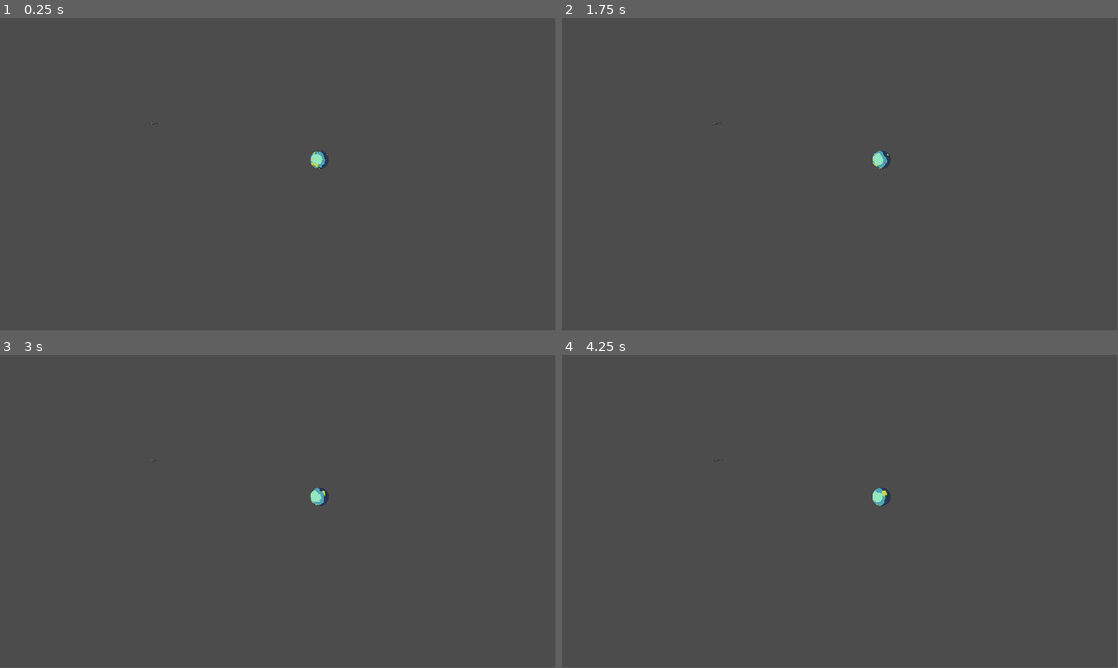
Above: before the commit, frames 1-4 (two rows, left to right).
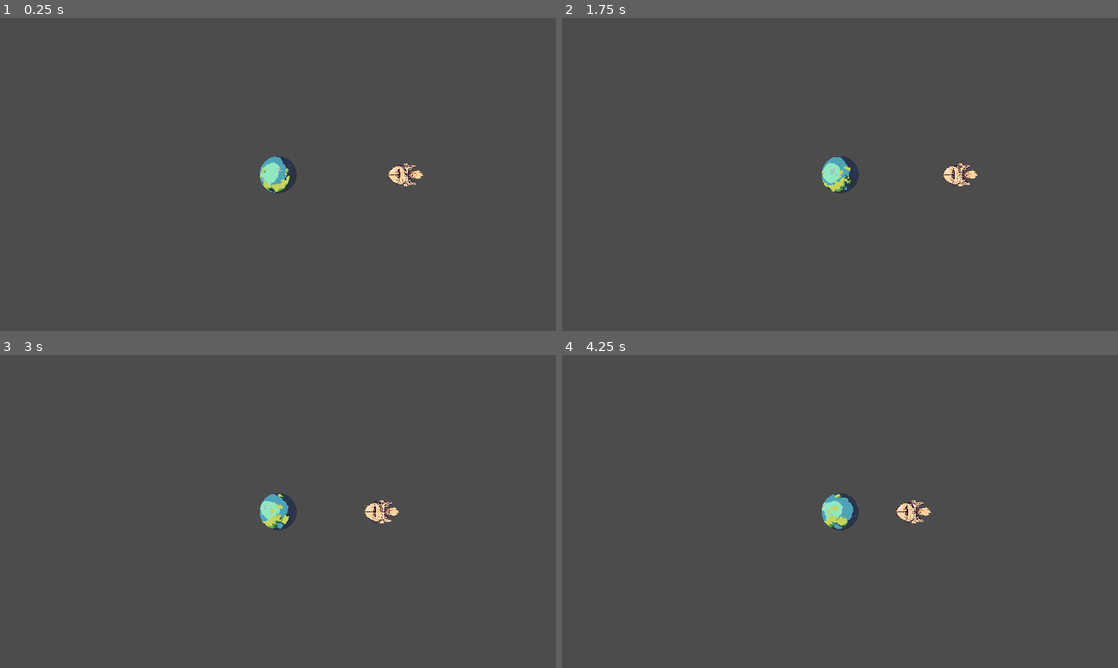
Above: after the commit, the same moments.

Repository: LucCornu1/ProtoGD
Game: Godot game, scene res://Scenes/Levels/DefaultLevel.tscn
The game is run twice, just before and just after one commit, with the same random seed, the same clock (stepped at 60 frames per second) and the same inputs.
Inputs:
- Up to frame 1 (0.25 s): no input
- Up to frame 2 (1.75 s): tap Enter at 0.5 s; hold Space (player_forward) 0.53-1.28 s
- Up to frame 3 (3 s): hold Space (player_forward) from 2.03 s (still down)
- Up to frame 4 (4.25 s): release Space (player_forward) at 3.53 s
The window is 799x449 before the commit and 800x450 after it. Grey fills any space a smaller window leaves; there, only what the larger window draws over its background counts as a difference.

The runs differ from the first frame. In frame 1, 1.0% of the frame differs, in the area x 27-77%, y 33-56%; in frame 2, 1.0%; in frame 3, 1.0%; in frame 4, 1.0%, in the area x 27-67%, y 33-56%.

Commit message:
[0.0.4] Changed : Player-ship propulsion and appearance

Diff:
--- a/Scenes/Actors/CelestialObjects/CelestialObject.gd
+++ b/Scenes/Actors/CelestialObjects/CelestialObject.gd
@@ -5,7 +5,7 @@
 func get_class() -> String: return "CelestialObject"
 
 # Export variables
-export(float, 0, 1000) var grav_scale = 1.0
+export(float, 0, 100000) var grav_scale = 1.0
 
 # Onready variables
 
--- a/Scenes/Actors/CelestialObjects/CharacterShip.gd
+++ b/Scenes/Actors/CelestialObjects/CharacterShip.gd
@@ -6,6 +6,7 @@
 
 # Export variables
 export(float) var max_thruster_power = 35.0 setget set_max_thruster_power, get_max_thruster_power
+export(float, 1.0, 10.0) var thruster_efficiency = 5.0 setget set_thruster_efficiency, get_thruster_efficiency
 export(float) var max_fuel = 100.0 setget set_max_fuel, get_max_fuel
 export(float, 1.0, 10.0) var fuel_consumption_rate = 5.0 setget set_fuel_consumption_rate, get_fuel_consumption_rate
 
@@ -29,6 +30,14 @@
 
 func get_max_thruster_power() -> float:
 	return max_thruster_power
+
+func set_thruster_efficiency(new_value : float) -> void:
+	if new_value != thruster_efficiency:
+		thruster_efficiency = new_value
+#		emit_signal()
+
+func get_thruster_efficiency() -> float:
+	return thruster_efficiency
 
 func set_max_fuel(new_value : float) -> void:
 	if new_value != max_fuel:
@@ -90,27 +99,35 @@
 #### BUILT-IN ####
 func _ready() -> void:
 	_new_angle = rotation
+#	current_thruster_power = 20
 
 func _physics_process(_delta : float) -> void:
 	_compute_thrusting_force(_delta)
 
 func _process(_delta : float) -> void:
 	turn_ship()
+#	print(current_thrusting_force.length())
 
 
 #### VIRTUALS ####
 func _compute_forces(_delta : float) -> void:
 	._compute_forces(_delta)
 
-	applied_force += current_thrusting_force.length() * Vector2(cos(_new_angle), sin(_new_angle))
+	applied_force = current_thrusting_force.length() * Vector2(cos(_new_angle), sin(_new_angle)) + current_gravity_force
+###	applied_force = applied_force.clamped(80.0) #DO NOT DELETE !! This as for effect to make orbiting 100x easier at the cost of realism
 
 
 #### LOGIC ####
 func _compute_thrusting_force(_delta : float) -> void:
 	if is_thrusting and current_fuel > 0:
-		set_current_thruster_power(current_thruster_power + _delta * 2)
-		set_current_thrusting_force(Vector2(cos(_new_angle), sin(_new_angle)) * current_thruster_power)
+		set_current_thruster_power(current_thruster_power + _delta * thruster_efficiency)
 		set_current_fuel(clamp(current_fuel - _delta * fuel_consumption_rate, 0.0, max_fuel))
+	elif current_gravity_force.length_squared() > 0:
+		var scalaire = current_thrusting_force.normalized().dot(current_gravity_force.normalized())
+		set_current_thruster_power(current_thruster_power + scalaire * _delta)
+#		print(scalaire * _delta)
+#		print(current_thruster_power)
+	set_current_thrusting_force(Vector2(cos(_new_angle), sin(_new_angle)) * current_thruster_power)
 
 func turn_ship() -> void:
 	if linear_velocity.length() > 0.0:
--- a/Scenes/Actors/CelestialObjects/CharacterShip.tscn
+++ b/Scenes/Actors/CelestialObjects/CharacterShip.tscn
@@ -1,35 +1,38 @@
 [gd_scene load_steps=7 format=2]
 
-[ext_resource path="res://Assets/Sprites/Ships/capital_ship_02.png" type="Texture" id=1]
+[ext_resource path="res://Assets/Sprites/Ships/vaisseau-1a-illu2.png" type="Texture" id=1]
 [ext_resource path="res://Scenes/Actors/CelestialObjects/CelestialObject.tscn" type="PackedScene" id=2]
 [ext_resource path="res://Scenes/Actors/CelestialObjects/CharacterShip.gd" type="Script" id=3]
 
-[sub_resource type="AtlasTexture" id=1]
+[sub_resource type="AtlasTexture" id=6]
+flags = 4
 atlas = ExtResource( 1 )
-region = Rect2( 0, 0, 368, 112 )
+region = Rect2( 0, 0, 901, 1251 )
 
-[sub_resource type="SpriteFrames" id=2]
+[sub_resource type="SpriteFrames" id=5]
 animations = [ {
-"frames": [ SubResource( 1 ) ],
+"frames": [ SubResource( 6 ) ],
 "loop": true,
 "name": "default",
 "speed": 5.0
 } ]
 
 [sub_resource type="RectangleShape2D" id=3]
-extents = Vector2( 7, 2.5 )
+extents = Vector2( 14, 7 )
 
 [node name="CharacterShip" instance=ExtResource( 2 )]
 mode = 2
 mass = 1.0
 script = ExtResource( 3 )
 grav_scale = 1000.0
-fuel_consumption_rate = 6.0
+fuel_consumption_rate = 9.0
 
 [node name="AnimatedSprite" parent="." index="0"]
-scale = Vector2( 0.2, 0.2 )
-frames = SubResource( 2 )
+position = Vector2( -3.55271e-15, -1 )
+rotation = 1.5708
+scale = Vector2( 0.1, 0.1 )
+frames = SubResource( 5 )
 
 [node name="CollisionShape2D" parent="." index="1"]
-position = Vector2( 0, 1 )
+position = Vector2( 2, 0 )
 shape = SubResource( 3 )
--- a/Scenes/Actors/CelestialObjects/Planets/BasePlanet.tscn
+++ b/Scenes/Actors/CelestialObjects/Planets/BasePlanet.tscn
@@ -2320,7 +2320,7 @@
 radius = 60.0083
 
 [sub_resource type="CircleShape2D" id=579]
-radius = 1119.0
+radius = 734.001
 
 [node name="BasePlanet" instance=ExtResource( 1 )]
 mass = 1.0
@@ -2330,7 +2330,7 @@
 
 [node name="AnimatedSprite" parent="." index="0"]
 frames = SubResource( 577 )
-frame = 60
+frame = 496
 
 [node name="CollisionShape2D" parent="." index="1"]
 shape = SubResource( 578 )
--- /dev/null
+++ b/Scenes/Actors/LevelExit.gd
@@ -0,0 +1,45 @@
+extends Node2D
+class_name LevelExit
+
+func is_class(value: String): return value == "LevelExit" or .is_class(value)
+func get_class() -> String: return "LevelExit"
+
+
+# Export variables
+
+# Onready variables
+onready var area_2D : Area2D = get_node("Area2D")
+
+# Variables
+
+# Signals
+
+
+#### ACCESSORS ####
+
+
+#### BUILT-IN ####
+func _ready() -> void:
+	var __ = area_2D.connect("body_entered", self, "_on_body_entered")
+
+func _physics_process(_delta : float) -> void:
+	pass
+
+func _process(_delta : float) -> void:
+	pass
+
+
+#### VIRTUALS ####
+
+
+#### LOGIC ####
+
+
+#### INPUTS ####
+
+
+#### SIGNAL RESPONSES ####
+func _on_body_entered(body : PhysicsBody2D) -> void:
+	if is_instance_valid(body):
+		if body.is_class("CharacterShip"):
+			print("Hello there" + body.name)
--- /dev/null
+++ b/Scenes/Actors/LevelExit.tscn
@@ -0,0 +1,31 @@
+[gd_scene load_steps=6 format=2]
+
+[ext_resource path="res://Assets/Sprites/Ships/capital_ship_09.png" type="Texture" id=1]
+[ext_resource path="res://Scenes/Actors/LevelExit.gd" type="Script" id=2]
+
+[sub_resource type="AtlasTexture" id=1]
+atlas = ExtResource( 1 )
+region = Rect2( 0, 0, 64, 48 )
+
+[sub_resource type="SpriteFrames" id=2]
+animations = [ {
+"frames": [ SubResource( 1 ) ],
+"loop": true,
+"name": "default",
+"speed": 5.0
+} ]
+
+[sub_resource type="CircleShape2D" id=3]
+radius = 114.07
+
+[node name="LevelExit" type="Node2D"]
+script = ExtResource( 2 )
+
+[node name="AnimatedSprite" type="AnimatedSprite" parent="."]
+scale = Vector2( 2.5, 2.5 )
+frames = SubResource( 2 )
+
+[node name="Area2D" type="Area2D" parent="."]
+
+[node name="CollisionShape2D" type="CollisionShape2D" parent="Area2D"]
+shape = SubResource( 3 )
--- a/Scenes/Levels/DefaultLevel.gd
+++ b/Scenes/Levels/DefaultLevel.gd
@@ -22,7 +22,6 @@
 
 func _physics_process(_delta : float) -> void:
 	pass
-
 
 #### VIRTUALS ####
 
--- a/Scenes/Levels/DefaultLevel.tscn
+++ b/Scenes/Levels/DefaultLevel.tscn
@@ -1,21 +1,23 @@
-[gd_scene load_steps=4 format=2]
+[gd_scene load_steps=5 format=2]
 
 [ext_resource path="res://Scenes/Levels/DefaultLevel.gd" type="Script" id=1]
 [ext_resource path="res://Scenes/Actors/CelestialObjects/CharacterShip.tscn" type="PackedScene" id=2]
 [ext_resource path="res://Scenes/Actors/CelestialObjects/Planets/BasePlanet.tscn" type="PackedScene" id=3]
+[ext_resource path="res://Scenes/Actors/LevelExit.tscn" type="PackedScene" id=4]
 
 [node name="DefaultLevel" type="Node2D"]
 script = ExtResource( 1 )
 
 [node name="BasePlanet2" parent="." instance=ExtResource( 3 )]
-position = Vector2( 1249, 440 )
-mass = 1000.0
+position = Vector2( 960, 540 )
+mass = 500.0
 
 [node name="CharacterShip" parent="." instance=ExtResource( 2 )]
-position = Vector2( 110, 189 )
-rotation = -0.174533
+position = Vector2( 1400, 540 )
 
 [node name="Camera2D" type="Camera2D" parent="."]
 position = Vector2( 960, 540 )
 current = true
-zoom = Vector2( 2, 2 )
+
+[node name="LevelExit" parent="." instance=ExtResource( 4 )]
+position = Vector2( 2349, 810 )
--- a/project.godot
+++ b/project.godot
@@ -28,12 +28,18 @@
 "class": "DefaultLevel",
 "language": "GDScript",
 "path": "res://Scenes/Levels/DefaultLevel.gd"
+}, {
+"base": "Node2D",
+"class": "LevelExit",
+"language": "GDScript",
+"path": "res://Scenes/Actors/LevelExit.gd"
 } ]
 _global_script_class_icons={
 "BasePlanet": "",
 "CelestialObject": "",
 "CharacterShip": "",
-"DefaultLevel": ""
+"DefaultLevel": "",
+"LevelExit": ""
 }
 
 [application]
@@ -50,6 +56,9 @@
 
 window/size/width=1920
 window/size/height=1080
+window/size/fullscreen=true
+window/stretch/mode="2d"
+window/stretch/aspect="keep"
 
 [input]
 
Binary file added: Assets/Sprites/Ships/vaisseau-1a-illu2.png
Not shown, added: Assets/Sprites/Ships/vaisseau-1a-illu2.png.import
Not shown, changed: Changelog.md
